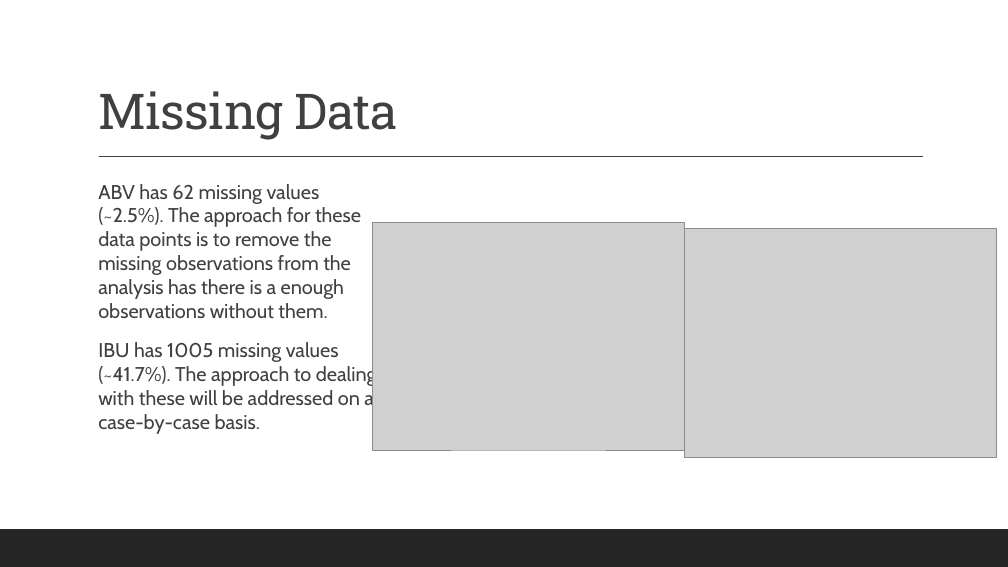
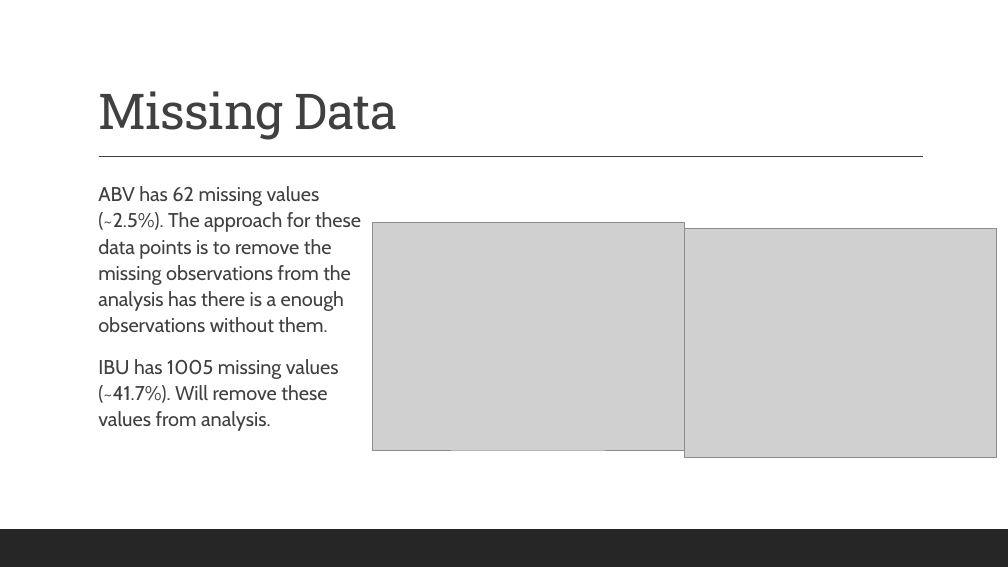
Before and after one commit to RageOfLeviathan/DS6306_CaseStudy01, a slide deck: slide 3 of DS6306_CaseStudy01.pptx. Drawn at 1008x567 pixels with LibreOffice and Linux fonts; fonts in the diff are those of the drawing; grey boxes stand for pictures. Boxes give left, top, right and bottom in pixels: in the first picture for what was removed or moved away, otherwise in the second. Text is boxed around its words. In the diff, an @@ line names an element or a change of style, - is before the commit and + after.

```diff
--- a/DS6306_CaseStudy01.pptx
+++ b/DS6306_CaseStudy01.pptx
@@ text at [98, 186, 361, 332]: line spacing 1 to 1.1 @@
@@ text at [98, 359, 339, 431]: text changed @@
-  IBU has 1005 missing values (~41.7%). The approach to dealing with these will be addressed on a case-by-case basis.
+  IBU has 1005 missing values (~41.7%). Will remove these values from analysis.
```
Also in this commit, not shown: 6 other slides changed, 3 other files.
